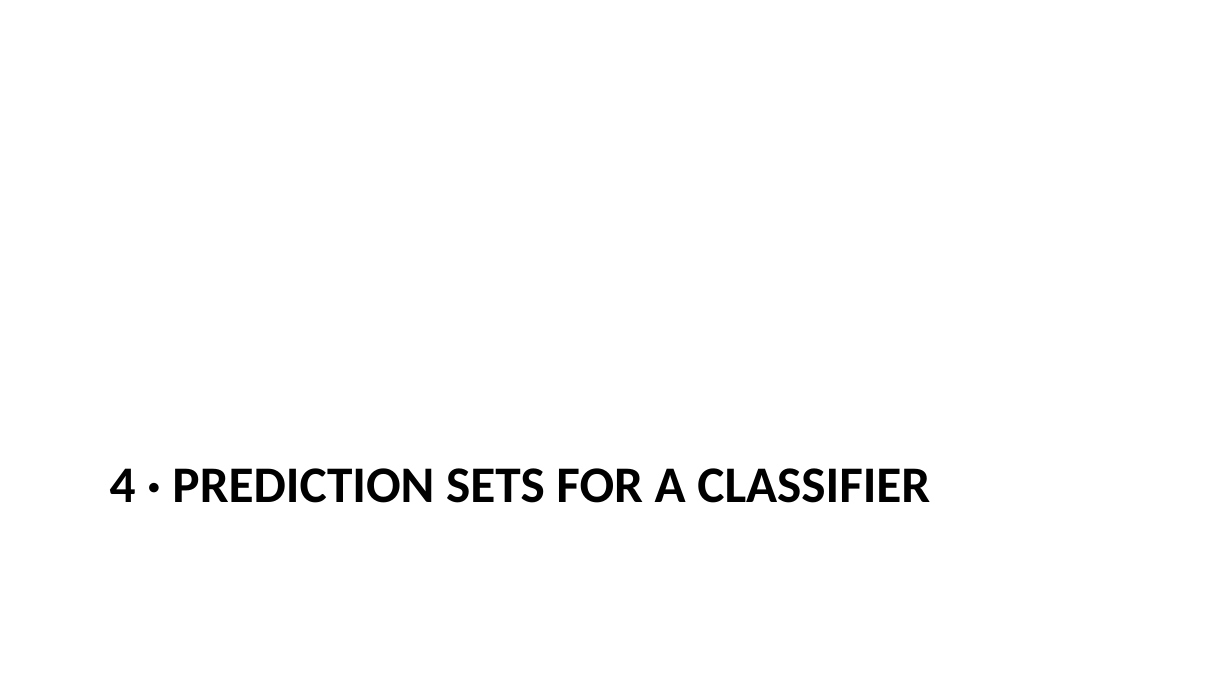
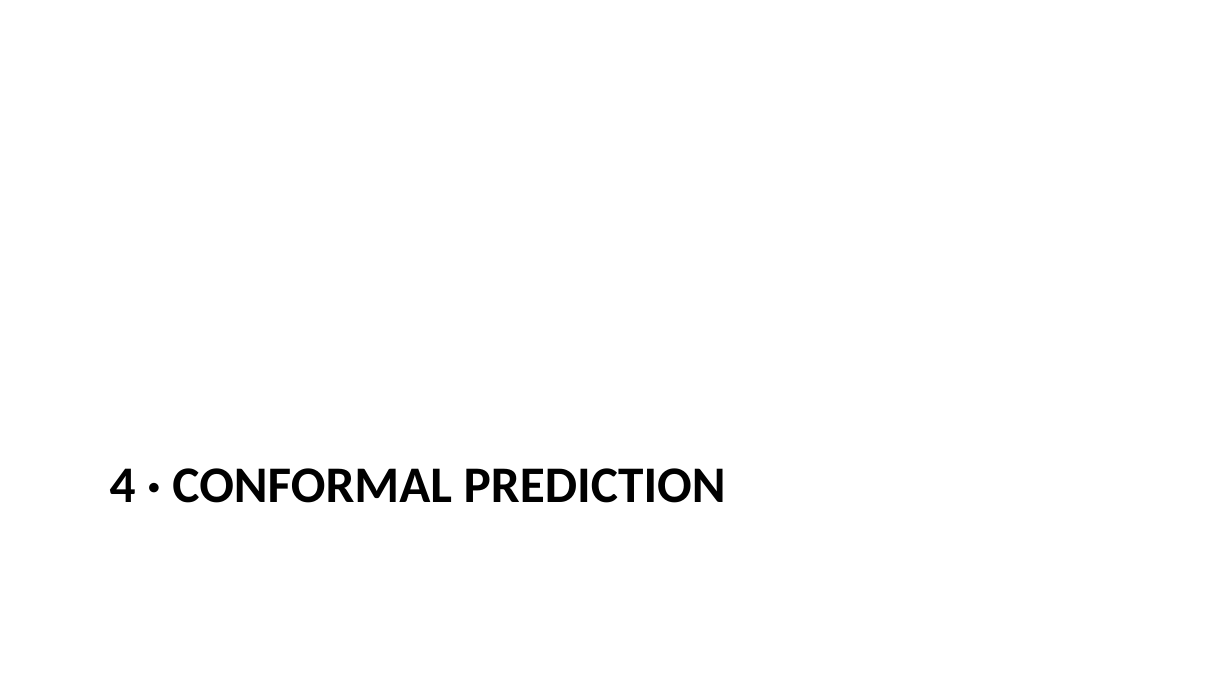
Before and after one commit to AmyRouillard/ml-foundations-mau-2026, a slide deck: slide 49 of ml-foundations.pptx. Drawn at 1232x693 pixels with LibreOffice and Linux fonts; fonts in the diff are those of the drawing. Boxes give left, top, right and bottom in pixels: in the first picture for what was removed or moved away, otherwise in the second. Text is boxed around its words. In the diff, an @@ line names an element or a change of style, - is before the commit and + after.

```diff
--- a/ml-foundations.pptx
+++ b/ml-foundations.pptx
@@ title at (110, 468, 726, 503): text changed @@
-4 · PREDICTION SETS FOR A CLASSIFIER
+4 · CONFORMAL PREDICTION
```
Also in this commit, not shown: 4 other slides changed, 8 slides removed, 12 other files.
